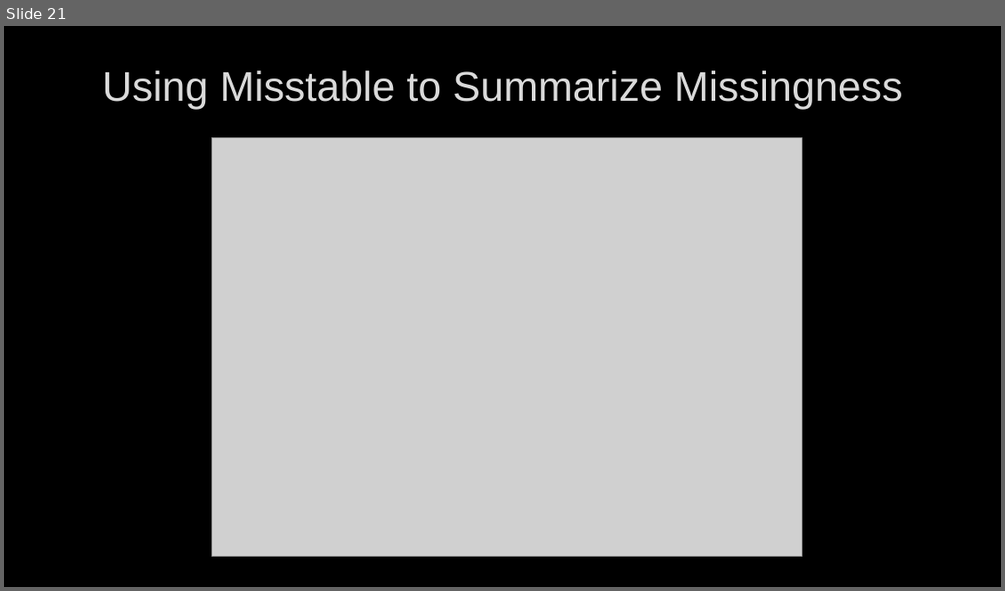
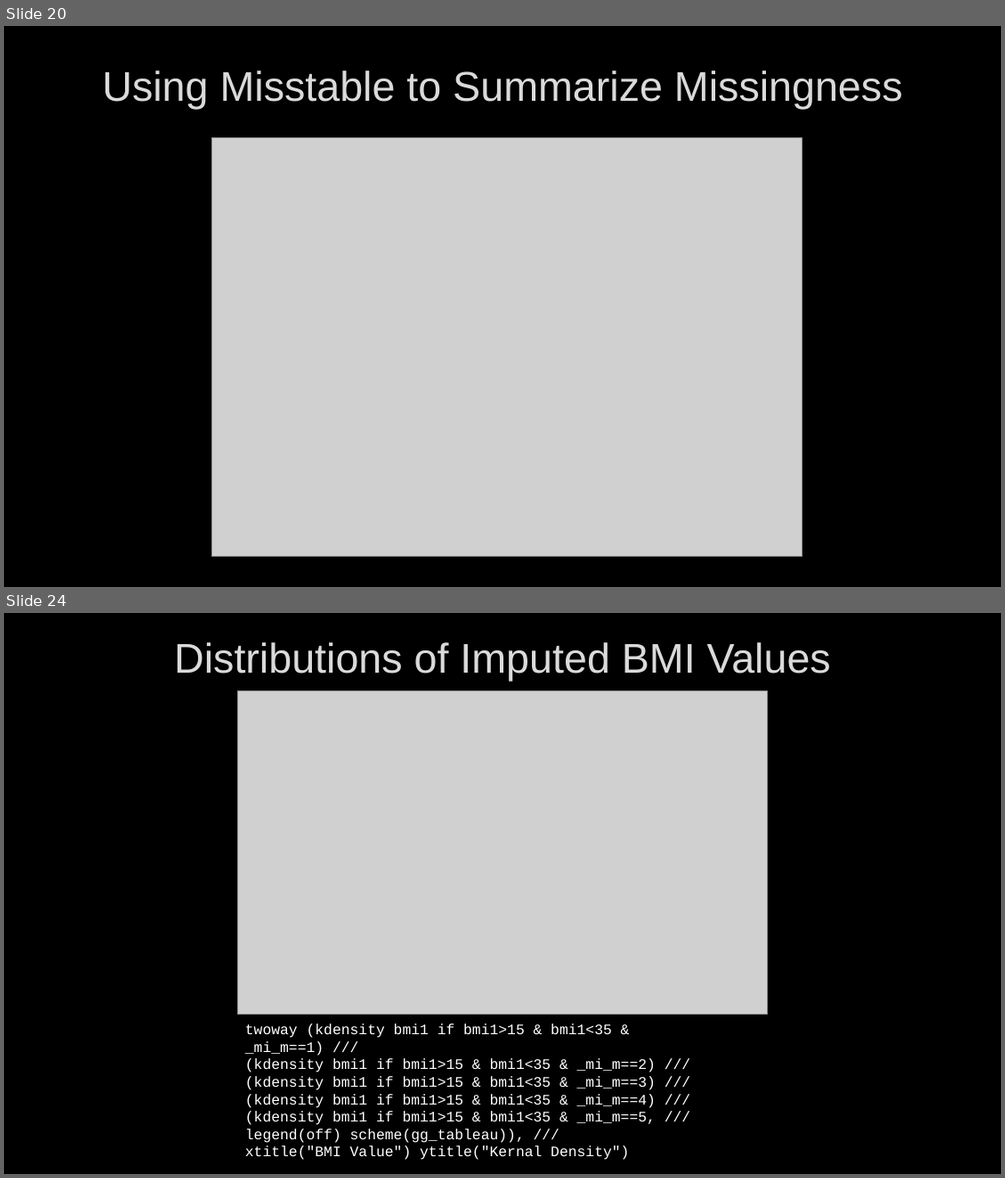
Before and after one commit to sdewittiii/Missing-Data-Imputation, a slide deck: Presentation/Multiple Imputation in Stata Tutorial.pptx. Shown one above the other, each under a label of ours: slide 21 before the commit, slides 20 and 24 after it; the slides between them are not shown. The pictures are 1005x591 and 1005x1178 pixels, drawn with LibreOffice and Linux fonts; fonts in the diff are those of the drawing; grey boxes stand for pictures; background and template pictures are left out. Boxes give left, top, right and bottom in pixels: in the first picture for what was removed or moved away, otherwise in the second. Text is boxed around its words. In the diff, an @@ line names an element or a change of style, - is before the commit and + after.

```diff
--- a/Presentation/Multiple Imputation in Stata Tutorial.pptx
+++ b/Presentation/Multiple Imputation in Stata Tutorial.pptx
@@ slide 24 added at box(4, 613, 1001, 1174), background picture (left out) @@
@@ title added at box(174, 642, 831, 681), 40 pt, text #DADADA @@
+Distributions of Imputed BMI Values
@@ picture added at box(238, 690, 768, 1013) @@
@@ text added at box(245, 1023, 655, 1159), 14 pt, text #FFFFFF @@
+twoway (kdensity bmi1 if bmi1>15 & bmi1<35 & _mi_m==1) ///
+(kdensity bmi1 if bmi1>15 & bmi1<35 & _mi_m==2) ///
+(kdensity bmi1 if bmi1>15 & bmi1<35 & _mi_m==3) ///
+(kdensity bmi1 if bmi1>15 & bmi1<35 & _mi_m==4) ///
+(kdensity bmi1 if bmi1>15 & bmi1<35 & _mi_m==5, ///
+legend(off) scheme(gg_tableau)), ///
+xtitle("BMI Value") ytitle("Kernal Density")
@@ what was slide 21 is now slide 20 @@
```
Also in this commit, not shown: 8 slides changed, 6 other slides added, 1 slide removed, 12 other files.
